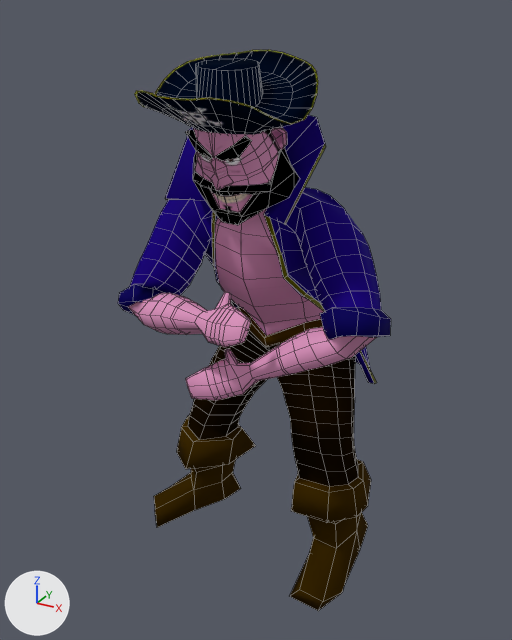
Renders of the OBJ model assets/Animacion/Pirata/Celebracion/PirataCelebracion_000165.obj from each side of a commit.
Before and after are seen from a 50 mm lens placed at (3.87, -7.4, 7.74), pointed at (-0.26, 0.11, 3.99). Every picture has the same lights, and +X, +Y and +Z are marked at lower left. Mesh edges are drawn as thin lines. Where no turn or scale is listed for an object, it has been applied to the vertices.

Before the edit, the objects in view are built like this:
```python
me_pirata_piratah = bpy.data.meshes.new('Pirata_PirataH')
me_pirata_piratah.from_pydata(...)  # 1340 vertices, 1341 faces; spans x -2.05..1.74, y -1.97..1.5, z 0.17..7.33
me_pirata_piratah.materials.append(mat_piratamat)
ob_pirata_piratah = bpy.data.objects.new('Pirata_PirataH', me_pirata_piratah)
ob_pirata_piratah.location = (0.0, 0.0, 0.0)
```
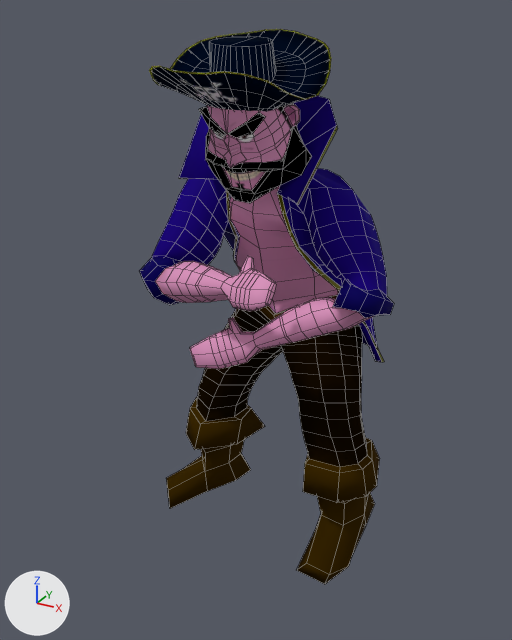
The edits, one by one:
me_pirata_piratah is used by ob_pirata_piratah; location (0.0, 0.0, 0.0).
me_pirata_piratah had 1340 vertices, 1341 faces and spanned x -2.05..1.74, y -1.97..1.5, z 0.17..7.33.
me_pirata_piratah now has 1340 vertices, 1341 faces and spans x -2.21..1.57, y -1.52..2.04, z 0.1..7.53.
me_pirata_piratah part 1: the loose piece of 216 vertices spanning x -0.93..0.91, y -1.95..-0.05, z 6.43..7.33 is scaled about its middle by 1.04, then moved by (-0.11, 0.47, 0.18).
me_pirata_piratah part 2: 1124 of 1340 vertices moved; they spanned x -2.05..1.74, y -1.97..1.5, z 0.17..7.07 and now span x -2.21..1.57, y -1.48..2.04, z 0.1..7.25; mean shift (-0.11, 0.51, 0.11); largest move (-0.87, -0.95, 4.32) -> (-0.93, -0.26, 4.74).

Location of each change, [x1, y1, x2, y2] in pixels of the pictures (512 x 640 px; the box of a moved part takes in the faces that stretch with it):
'Pirata_PirataH', reshaped (7% narrower): before [118, 50, 391, 611]; after [139, 29, 394, 584]
part 1 of me_pirata_piratah, moved or reshaped: before [135, 50, 318, 135]; after [149, 29, 331, 112]
part 2 of me_pirata_piratah, moved or reshaped: before [118, 115, 391, 611]; after [139, 96, 394, 584]
